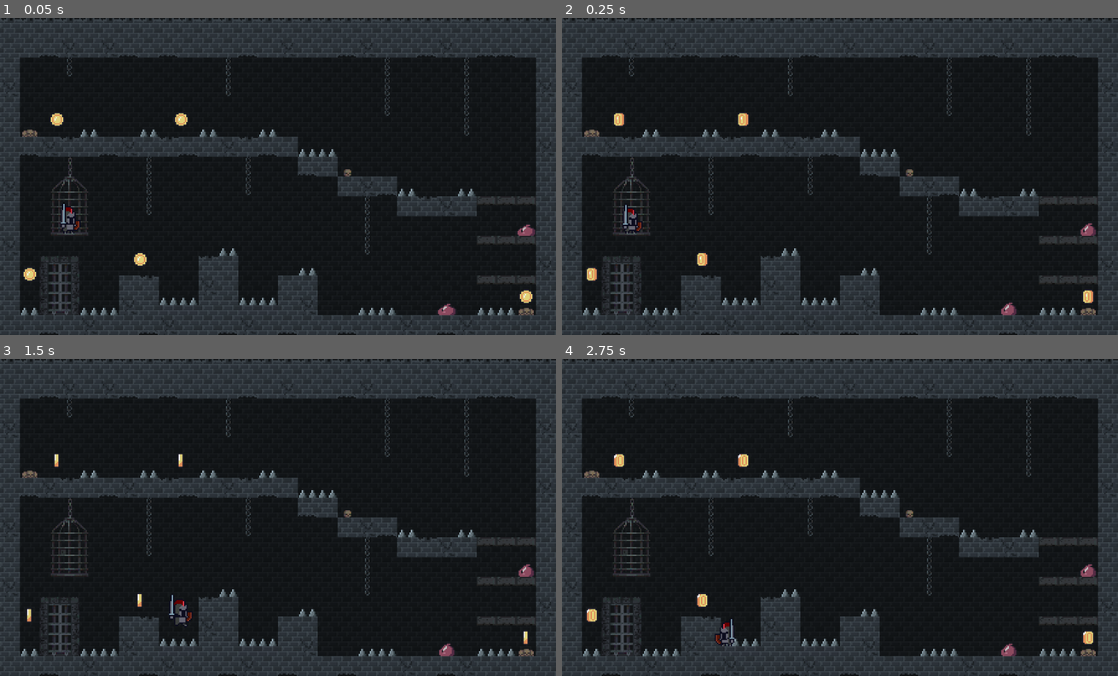
Above: before the commit, frames 1-4 (two rows, left to right).
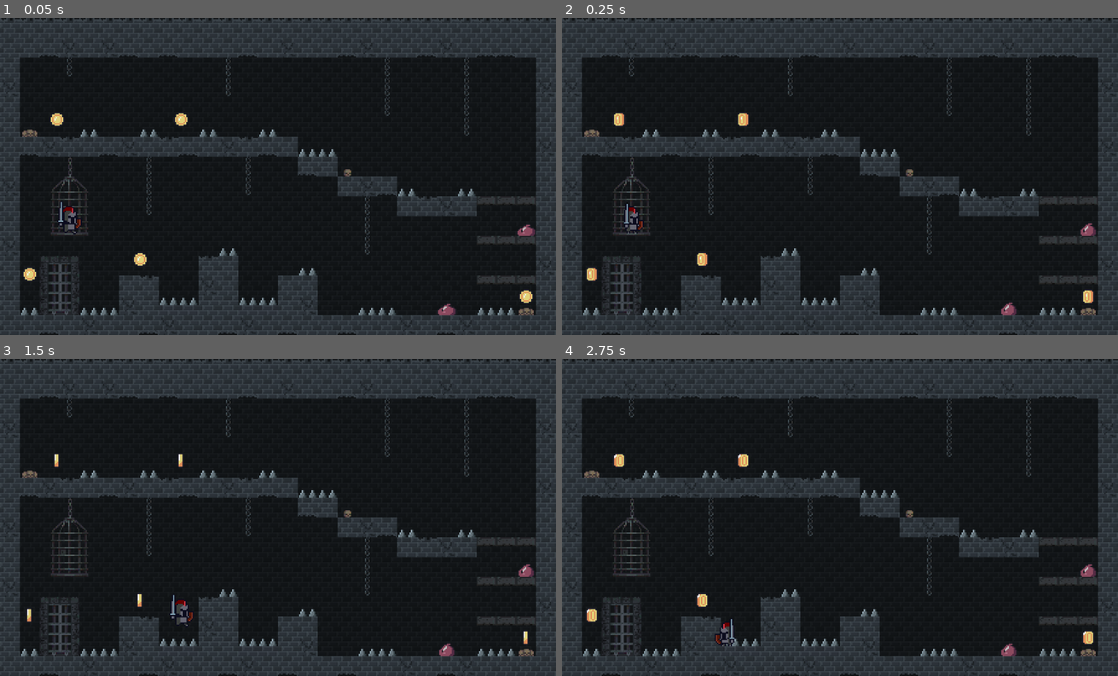
Above: after the commit, the same moments.

Repository: rubengm82/knight-hop
Game: Godot game, scene res://src/stages/main_scene.tscn
Same seed, same stepped clock (60 frames per second), same inputs: the game is played once before the commit and once after it.
Inputs:
- Up to frame 1 (0.05 s): no input
- Up to frame 2 (0.25 s): no input
- Up to frame 3 (1.5 s): hold Right (move_right) from 0.53 s (still down); tap Space (move_jump) at 0.77 s
- Up to frame 4 (2.75 s): tap Space (move_jump) at 1.52 s; release Right (move_right) at 2.03 s; hold Left (move_left) from 2.03 s (still down)

The runs differ from the first frame. In frame 1, 0.2% of the frame differs, in the area x 10-15%, y 57-69%; in frame 2, 0.2%; in frame 3, 0.1%; in frame 4, nothing differs.

Commit message:
Added sonido puerta. Y prueba animacion de la Door segun distancia, solo para probar que funciona.

Diff:
--- a/src/items/door.gd
+++ b/src/items/door.gd
@@ -1,6 +1,48 @@
 extends StaticBody2D
 
 @onready var animation: AnimatedSprite2D = $Animation
+@onready var audio_open: AudioStreamPlayer = $AudioDoor_open
+
+const ACTIVATION_DISTANCE := 50.0 # Distancia en px para activar la apertura
+var is_door_open := false
+
 
 func _ready() -> void:
-	pass
+	# Conectar la señal de animación terminada
+	animation.animation_finished.connect(_on_animation_finished)
+
+func _physics_process(_delta: float) -> void:
+	# Buscar al knight en la escena
+	var knight = get_tree().get_first_node_in_group("knight")
+
+	if knight != null:
+		# Obtener la posición del CollisionShape2D de knight
+		var knight_collision = knight.get_node("Collision")
+		if knight_collision:
+			var knight_pos = knight.global_position + knight_collision.position
+			# Calcular la distancia entre la puerta y la colisión del knight
+			var distance := global_position.distance_to(knight_pos)
+
+			# Si está a menos de ACTIVATION_DISTANCE píxeles, abrir la puerta
+			if distance <= ACTIVATION_DISTANCE:
+				if not is_door_open:
+					open_door()
+			# Si está a más de ACTIVATION_DISTANCE píxeles, cerrar la puerta
+			else:
+				if is_door_open:
+					close_door()
+
+func open_door() -> void:
+	is_door_open = true
+	# Reiniciar la animación al inicio antes de reproducir
+	animation.frame = 0
+	animation.play("open")
+
+func close_door() -> void:
+	is_door_open = false
+	# Reiniciar la animación al inicio antes de reproducir
+	animation.play("close")
+
+func _on_animation_finished() -> void:
+	# Reproducir sonido cuando termine la animación
+	audio_open.play()
--- a/src/items/door.tscn
+++ b/src/items/door.tscn
@@ -2,8 +2,29 @@
 
 [ext_resource type="Texture2D" uid="uid://u382rrtqa80d" path="res://assets/graphics/sprites/door.png" id="1_1rpbt"]
 [ext_resource type="Script" uid="uid://c62cjstk76e01" path="res://src/items/door.gd" id="1_oyypl"]
+[ext_resource type="AudioStream" uid="uid://cs0e6377ih8cv" path="res://assets/sfx/sfx/door_open_close.wav" id="2_door"]
 
-[sub_resource type="AtlasTexture" id="AtlasTexture_1rpbt"]
+[sub_resource type="AtlasTexture" id="AtlasTexture_5fa10"]
+atlas = ExtResource("1_1rpbt")
+region = Rect2(160, 0, 32, 48)
+
+[sub_resource type="AtlasTexture" id="AtlasTexture_4vdmx"]
+atlas = ExtResource("1_1rpbt")
+region = Rect2(128, 0, 32, 48)
+
+[sub_resource type="AtlasTexture" id="AtlasTexture_ggquf"]
+atlas = ExtResource("1_1rpbt")
+region = Rect2(96, 0, 32, 48)
+
+[sub_resource type="AtlasTexture" id="AtlasTexture_tuyo0"]
+atlas = ExtResource("1_1rpbt")
+region = Rect2(64, 0, 32, 48)
+
+[sub_resource type="AtlasTexture" id="AtlasTexture_g415i"]
+atlas = ExtResource("1_1rpbt")
+region = Rect2(32, 0, 32, 48)
+
+[sub_resource type="AtlasTexture" id="AtlasTexture_h5oxv"]
 atlas = ExtResource("1_1rpbt")
 region = Rect2(0, 0, 32, 48)
 
@@ -35,8 +56,28 @@
 animations = [{
 "frames": [{
 "duration": 1.0,
-"texture": SubResource("AtlasTexture_1rpbt")
+"texture": SubResource("AtlasTexture_5fa10")
 }, {
+"duration": 1.0,
+"texture": SubResource("AtlasTexture_4vdmx")
+}, {
+"duration": 1.0,
+"texture": SubResource("AtlasTexture_ggquf")
+}, {
+"duration": 1.0,
+"texture": SubResource("AtlasTexture_tuyo0")
+}, {
+"duration": 1.0,
+"texture": SubResource("AtlasTexture_g415i")
+}, {
+"duration": 1.0,
+"texture": SubResource("AtlasTexture_h5oxv")
+}],
+"loop": false,
+"name": &"close",
+"speed": 14.0
+}, {
+"frames": [{
 "duration": 1.0,
 "texture": SubResource("AtlasTexture_oyypl")
 }, {
@@ -55,8 +96,8 @@
 "duration": 1.0,
 "texture": SubResource("AtlasTexture_gv1lm")
 }],
-"loop": true,
-"name": &"opened",
+"loop": false,
+"name": &"open",
 "speed": 6.0
 }]
 
@@ -70,9 +111,13 @@
 
 [node name="Animation" type="AnimatedSprite2D" parent="." unique_id=1271412501]
 sprite_frames = SubResource("SpriteFrames_0fqdn")
-animation = &"opened"
-frame_progress = 0.9199459
+animation = &"close"
+frame = 5
+frame_progress = 1.0
 
-[node name="CollisionShape2D" type="CollisionShape2D" parent="." unique_id=1410758844]
+[node name="Collision" type="CollisionShape2D" parent="." unique_id=1410758844]
 position = Vector2(0.5, 3.5)
 shape = SubResource("RectangleShape2D_gwlkr")
+
+[node name="AudioDoor_open" type="AudioStreamPlayer" parent="." unique_id=161775150]
+stream = ExtResource("2_door")
--- a/src/knight/knight.tscn
+++ b/src/knight/knight.tscn
@@ -196,7 +196,7 @@
 [sub_resource type="RectangleShape2D" id="RectangleShape2D_o53dj"]
 size = Vector2(10, 20)
 
-[node name="Knight" type="CharacterBody2D" unique_id=1393028123]
+[node name="Knight" type="CharacterBody2D" unique_id=1393028123 groups=["knight"]]
 collision_mask = 17
 script = ExtResource("1_j45nf")
 
--- a/src/stages/main_scene.tscn
+++ b/src/stages/main_scene.tscn
@@ -1,6 +1,5 @@
 [gd_scene format=3 uid="uid://b84vv6ek2an2"]
 
-[ext_resource type="PackedScene" uid="uid://ci2of6nhbsiik" path="res://src/knight/knight.tscn" id="2_l3epe"]
 [ext_resource type="PackedScene" uid="uid://c752t7fwn8hrk" path="res://src/stages/stage_02.tscn" id="5_ia6yh"]
 
 [node name="MainScene" type="Node2D" unique_id=1897659467]
@@ -10,6 +9,3 @@
 zoom = Vector2(3, 3)
 
 [node name="Stage_02" parent="." unique_id=1301223828 instance=ExtResource("5_ia6yh")]
-
-[node name="Knight" parent="." unique_id=1393028123 instance=ExtResource("2_l3epe")]
-position = Vector2(55, 174)
--- a/src/stages/stage_01.tscn
+++ b/src/stages/stage_01.tscn
@@ -1,4 +1,6 @@
 [gd_scene format=3 uid="uid://c8ga3vp4ry8o4"]
+
+[ext_resource type="PackedScene" uid="uid://ci2of6nhbsiik" path="res://src/knight/knight.tscn" id="1_nlesd"]
 
 [sub_resource type="QuadMesh" id="QuadMesh_twm8o"]
 
@@ -12,6 +14,7 @@
 size = Vector2(20, 93.5)
 
 [node name="Stage_01" type="Node2D" unique_id=900142613]
+position = Vector2(0, 256)
 
 [node name="StaticBody2D" type="StaticBody2D" parent="." unique_id=174715223]
 position = Vector2(0, -1)
@@ -32,3 +35,6 @@
 [node name="CollisionShape2D_der" type="CollisionShape2D" parent="StaticBody2D" unique_id=756062617]
 position = Vector2(458, -45.75)
 shape = SubResource("RectangleShape2D_gitgc")
+
+[node name="Knight" parent="StaticBody2D" unique_id=1393028123 instance=ExtResource("1_nlesd")]
+position = Vector2(28, 1)
--- a/src/stages/stage_02.tscn
+++ b/src/stages/stage_02.tscn
@@ -7,6 +7,7 @@
 [ext_resource type="AudioStream" uid="uid://djovpchpfe5d3" path="res://assets/sfx/music/music.ogg" id="4_nt4cv"]
 [ext_resource type="PackedScene" uid="uid://cq0jnaj0mj8ox" path="res://src/items/door.tscn" id="5_7tidt"]
 [ext_resource type="PackedScene" uid="uid://bykwtetbrnnv0" path="res://src/items/coin.tscn" id="7_h3xsu"]
+[ext_resource type="PackedScene" uid="uid://ci2of6nhbsiik" path="res://src/knight/knight.tscn" id="8_16frl"]
 
 [node name="Stage_02" type="Node2D" unique_id=1301223828]
 
@@ -60,3 +61,6 @@
 position = Vector2(46, 82)
 collision_layer = 0
 collision_mask = 0
+
+[node name="Knight" parent="." unique_id=1393028123 instance=ExtResource("8_16frl")]
+position = Vector2(56, 173)
Not shown, added: assets/sfx/sfx/door_open_close.wav.import
Not shown, added: assets/sfx/sfx/door_open_close.wav
